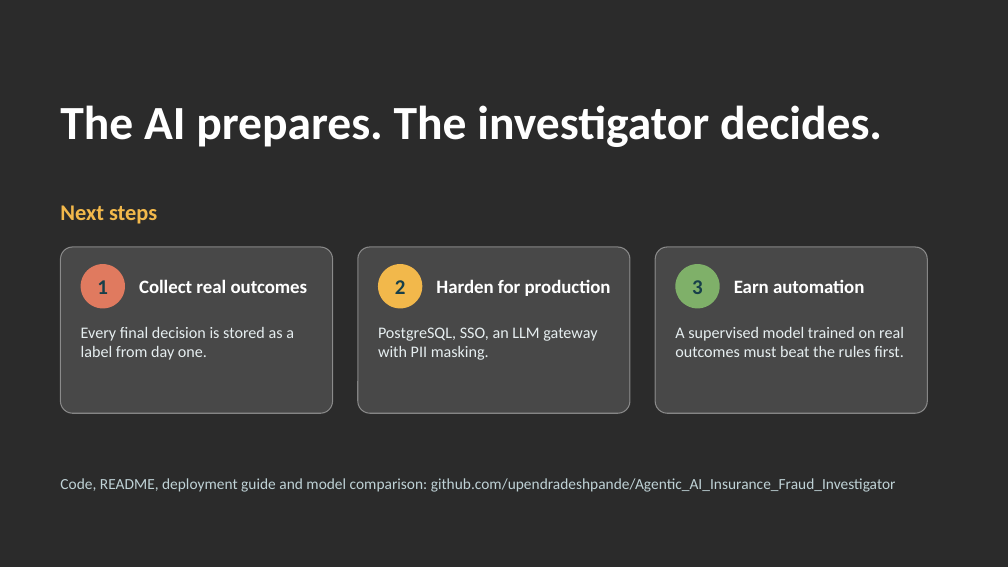
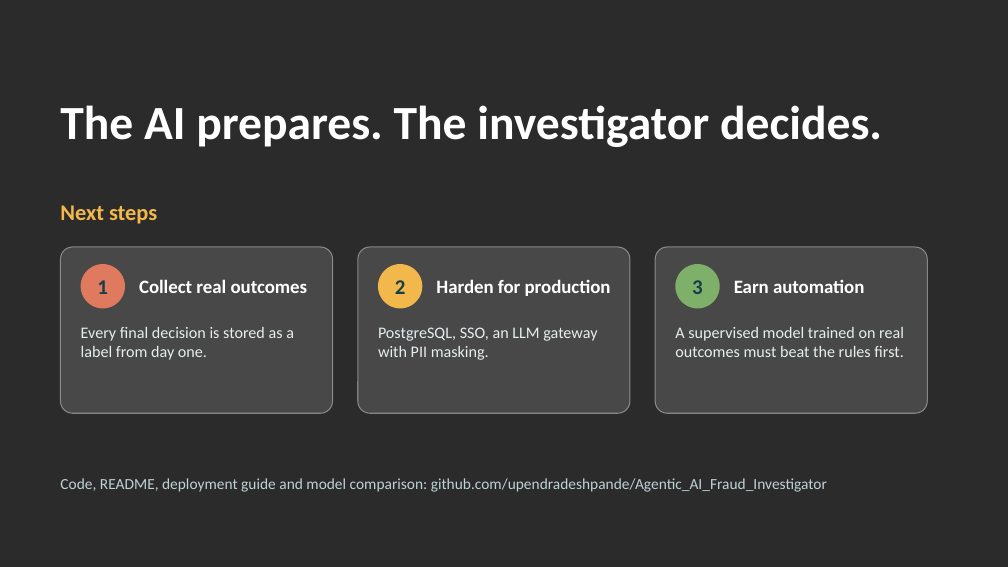
Before and after one commit to upendradeshpande/Agentic_AI_Fraud_Investigator, a slide deck: slide 19 of docs/Fraud_Investigator_Tool.pptx (slide 14 before the commit). Drawn at 1008x567 pixels with LibreOffice and Linux fonts; fonts in the diff are those of the drawing; background and template pictures are left out; a plain dark background stands for a picture behind light text. Boxes give left, top, right and bottom in pixels: in the first picture for what was removed or moved away, otherwise in the second. Text is boxed around its words. In the diff, an @@ line names an element or a change of style, - is before the commit and + after.

```diff
--- a/docs/Fraud_Investigator_Tool.pptx
+++ b/docs/Fraud_Investigator_Tool.pptx
@@ text at box(60, 478, 827, 492): text changed @@
-Code, README, deployment guide and model comparison: github.com/upendradeshpande/Agentic_AI_Insurance_Fraud_Investigator
+Code, README, deployment guide and model comparison: github.com/upendradeshpande/Agentic_AI_Fraud_Investigator
```
Also in this commit, not shown: 2 other slides changed, 5 slides added, 2 other files.
